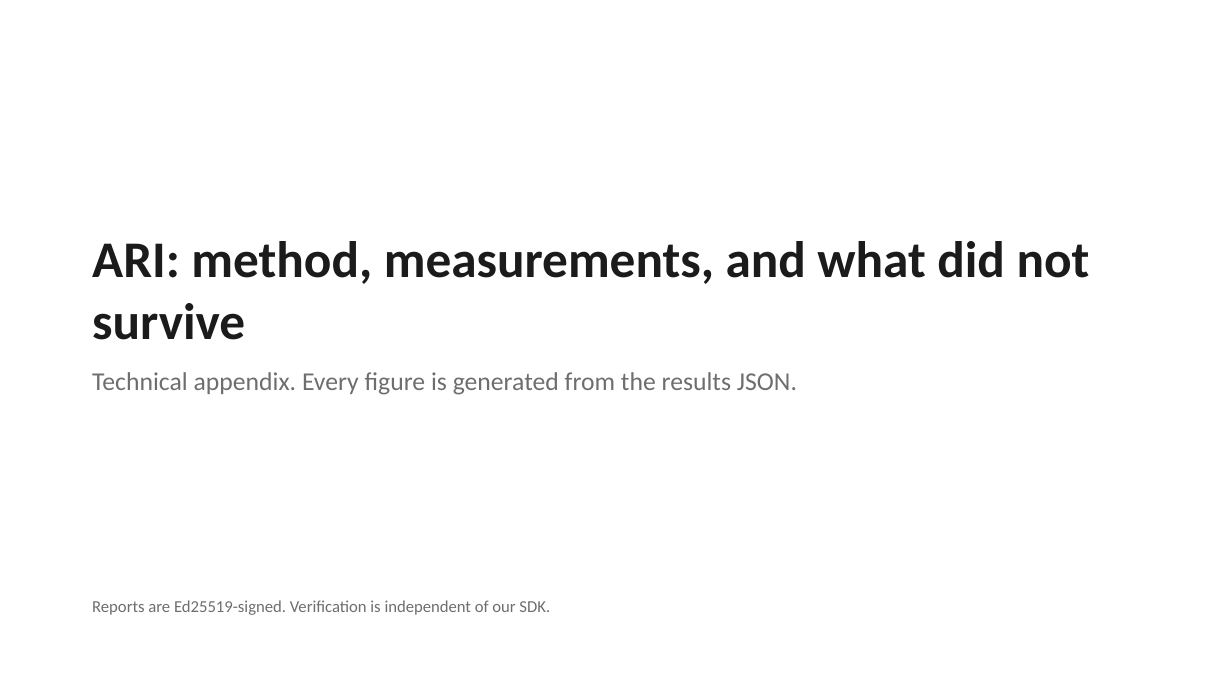
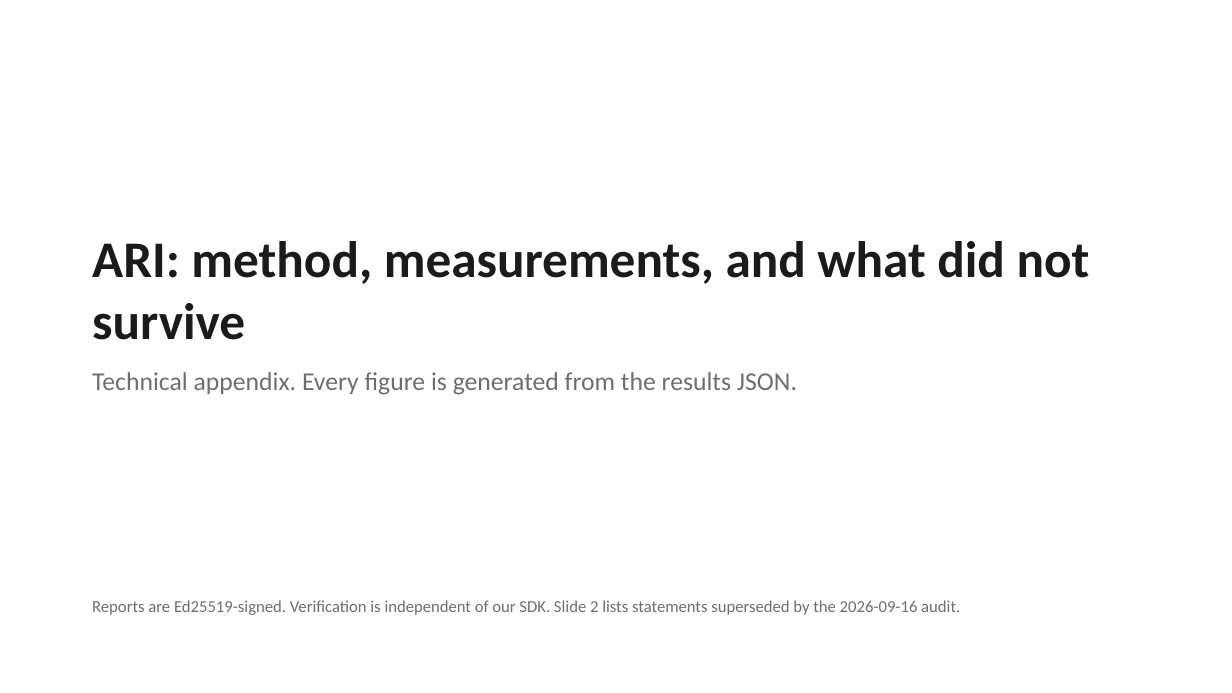
Before and after one commit to The-SEMQ-Group/semq-ari-benchmark, a slide deck: slide 1 of docs/deck/ari-technical.pptx. Drawn at 1232x693 pixels with LibreOffice and Linux fonts; fonts in the diff are those of the drawing. Boxes give left, top, right and bottom in pixels: in the first picture for what was removed or moved away, otherwise in the second. Text is boxed around its words. In the diff, an @@ line names an element or a change of style, - is before the commit and + after.

Commit message:
Release pass: retire superseded claims, add release checklist, manifest and claim index
Squashed onto main after two rebases left conflict markers in the
changelog history. Content as reviewed in PR #32: retired-claims sweep
of decks and docs, RELEASE.md checklist, release_manifest.py with a
committed manifest for this commit, CLAIM_TO_EVIDENCE.md, and a tracked
copy of the repository audit.

```diff
--- a/docs/deck/ari-technical.pptx
+++ b/docs/deck/ari-technical.pptx
@@ text at <box>92,600,960,615</box>: text changed @@
-Reports are Ed25519-signed. Verification is independent of our SDK.
+Reports are Ed25519-signed. Verification is independent of our SDK. Slide 2 lists statements superseded by the 2026-09-16 audit.
```
Also in this commit, not shown: 7 other slides changed, 1 slide added, 30 other files.
